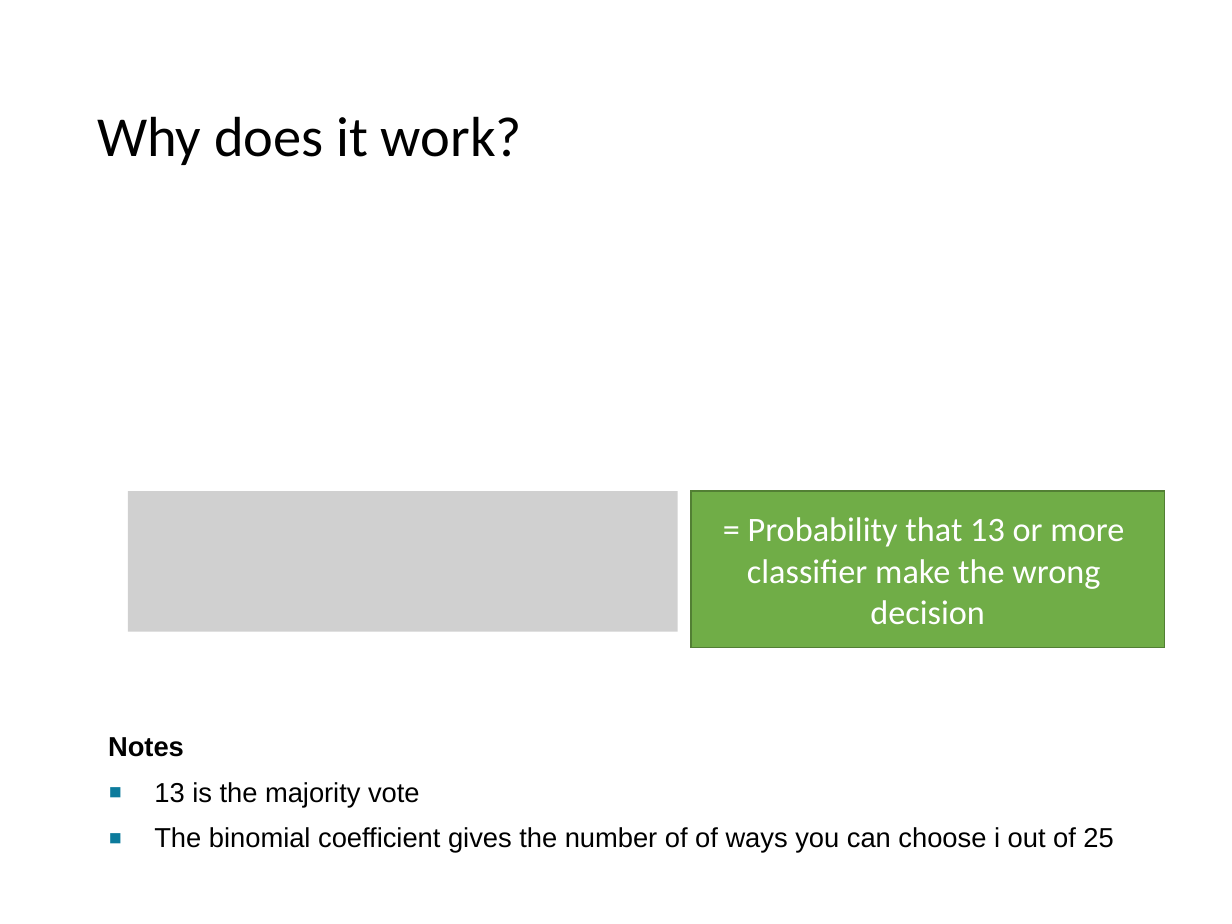
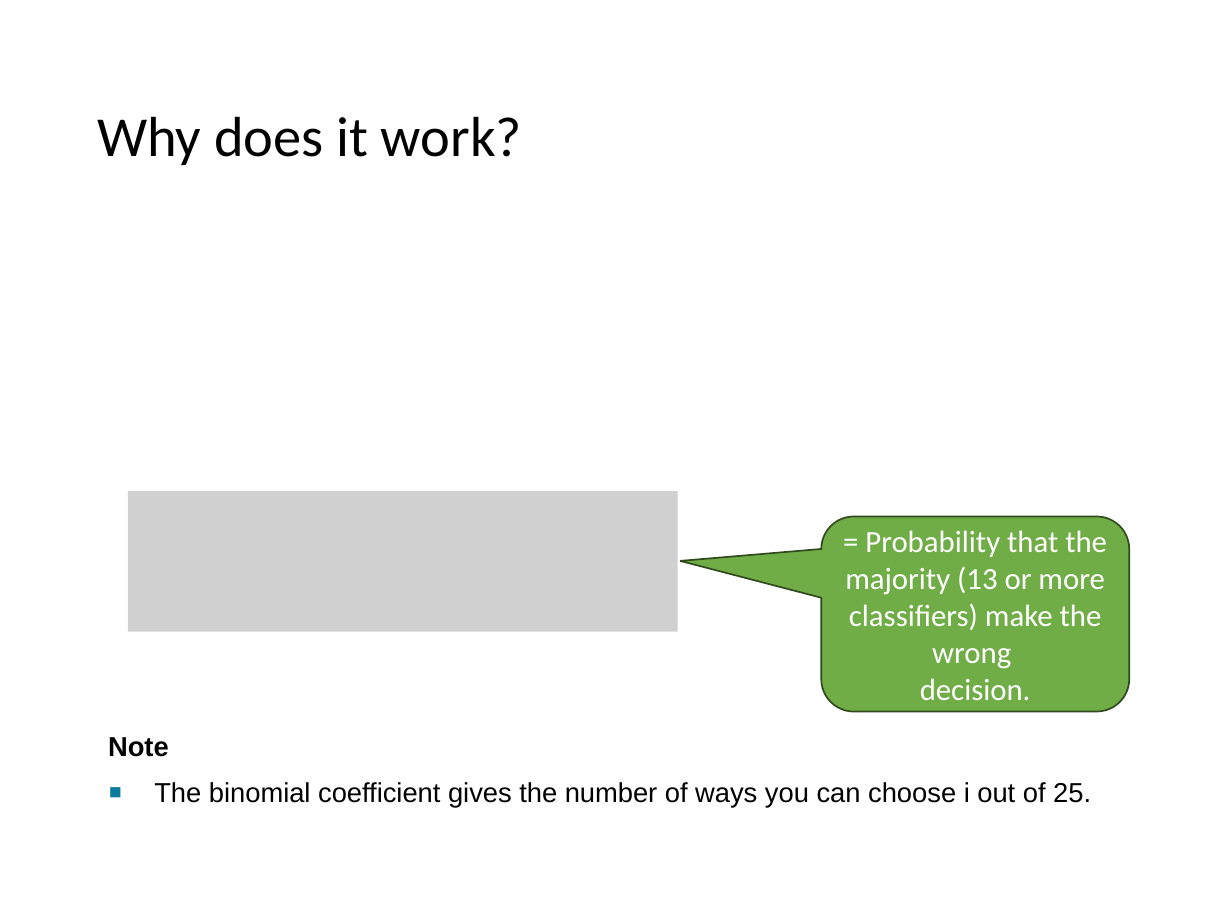
Before and after one commit to mhahsler/Introduction_to_Data_Mining_R_Examples, a slide deck: slide 68 of slides/chap4_alternative_classification.pptx (slide 73 before the commit). Drawn at 1232x924 pixels with LibreOffice and Linux fonts; fonts in the diff are those of the drawing; grey boxes stand for pictures. Boxes give left, top, right and bottom in pixels: in the first picture for what was removed or moved away, otherwise in the second. Text is boxed around its words. In the diff, an @@ line names an element or a change of style, - is before the commit and + after.

```diff
--- a/slides/chap4_alternative_classification.pptx
+++ b/slides/chap4_alternative_classification.pptx
@@ rounded speech box "= Probability that the majority ...": place and size @@
-rounded speech box "= Probability that the majority ..." at box(691, 492, 1164, 648)
+rounded speech box "= Probability that the majority ..." at box(822, 516, 1130, 711)
@@ rounded speech box "= Probability that the majority ..." at box(822, 516, 1130, 711): rectangle to rounded speech box; outline #538035 1 pt to #314C1F 1 pt @@
@@ text in rounded speech box at box(845, 530, 1107, 700): text changed; size 20 to 18 pt @@
-= Probability that 13 or more
-classifier make the wrong
-decision
+= Probability that the majority (13 or more classifiers) make the wrong
+decision.
@@ text at box(108, 737, 1091, 807): text changed @@
-Notes
-▪ 13 is the majority vote
-▪ The binomial coefficient gives the number of of ways you can choose i out of 25
+Note
+▪ The binomial coefficient gives the number of ways you can choose i out of 25.
```
Also in this commit, not shown: 19 other slides changed, 9 slides removed, 1 other file.
